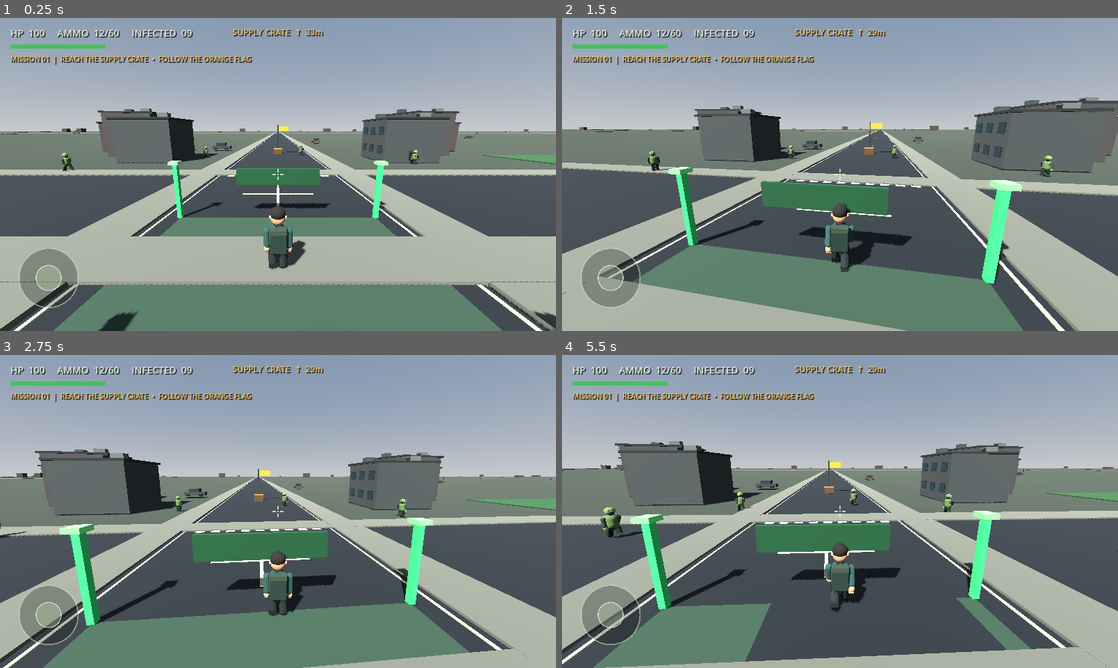
Above: before the commit, frames 1-4 (two rows, left to right).
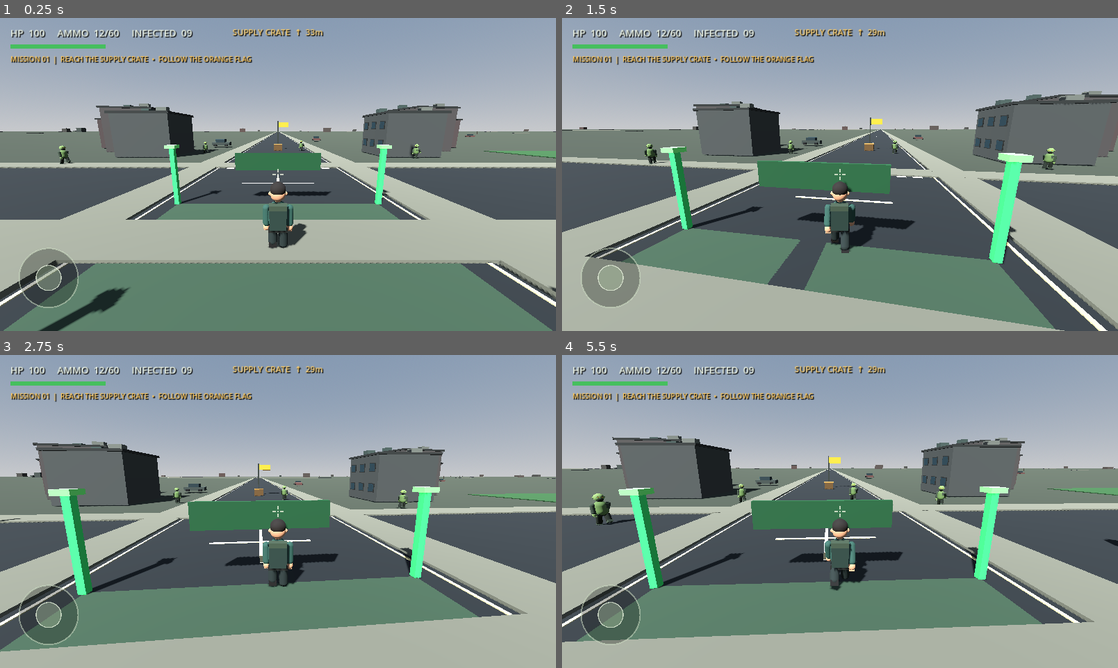
Above: after the commit, the same moments.

Repository: aljunatis40-alt/zombie-world-survivor
Game: Godot game, scene res://scenes/main.tscn
Two runs of this game, one before a commit and one after it. Both use one fixed random seed, a clock stepped at 60 frames per second and the inputs below.
Inputs (mouse positions are in pixels of both pictures, inside the frame that each line leads up to):
- Up to frame 1 (0.25 s): no input
- Up to frame 2 (1.5 s): move the mouse to (867, 174) at 0.52 s; hold W (move_forward) from 0.53 s (still down); click (867, 174) at 0.6 s; move the mouse to (812, 174) at 1.27 s; tap Shift (sprint) at 1.35 s
- Up to frame 3 (2.75 s): keep holding W (move_forward); move the mouse to (289, 505) at 2.02 s; click (289, 505) at 2.1 s
- Up to frame 4 (5.5 s): keep holding W (move_forward); move the mouse to (834, 517) at 2.77 s; tap Shift (sprint) at 2.85, 4.35 s; move the mouse to (878, 514) at 3.52 s; click (878, 514) at 3.6 s; move the mouse to (795, 508) at 4.27 s; move the mouse to (845, 511) at 5.02 s; click (845, 511) at 5.1 s

The runs differ from the first frame. In frame 1, 28% of the frame differs, in the area x 0-100%, y 27-100%; in frame 2, 30%; in frame 3, 39%; in frame 4, 37%.

Commit message:
Add collision-aware spring arm to stop camera clipping through buildings

Diff:
--- a/scripts/player.gd
+++ b/scripts/player.gd
@@ -11,6 +11,7 @@
 var gravity := 22.0
 var camera_pivot: Node3D
 var camera: Camera3D
+var camera_spring: SpringArm3D
 var visual: Node3D
 var left_arm_pivot: Node3D
 var right_arm_pivot: Node3D
@@ -34,12 +35,19 @@
 	_build_survivor_visual()
 	camera_pivot = Node3D.new()
 	camera_pivot.position = Vector3(0, 1.35, 0)
+	camera_pivot.rotation_degrees.x = -12
 	add_child(camera_pivot)
+	# Spring arm pushes the camera forward when a wall/building is behind it.
+	camera_spring = SpringArm3D.new()
+	camera_spring.name = "CameraCollisionArm"
+	camera_spring.spring_length = 5.8
+	camera_spring.margin = 0.28
+	camera_spring.collision_mask = 1
+	camera_pivot.add_child(camera_spring)
 	camera = Camera3D.new()
-	camera.position = Vector3(0, 2.0, 5.8)
-	camera.rotation_degrees.x = -12
+	camera.position = Vector3.ZERO
 	camera.current = true
-	camera_pivot.add_child(camera)
+	camera_spring.add_child(camera)
 	Input.mouse_mode = Input.MOUSE_MODE_CAPTURED if not OS.has_feature("mobile") else Input.MOUSE_MODE_VISIBLE
 
 func _build_survivor_visual() -> void:
@@ -140,7 +148,7 @@
 func _unhandled_input(event: InputEvent) -> void:
 	if event is InputEventMouseMotion and Input.mouse_mode == Input.MOUSE_MODE_CAPTURED:
 		camera_pivot.rotate_y(-event.relative.x * 0.003)
-		camera.rotation.x = clamp(camera.rotation.x - event.relative.y * 0.003, -0.75, 0.25)
+		camera_pivot.rotation.x = clamp(camera_pivot.rotation.x - event.relative.y * 0.003, -0.75, 0.25)
 
 func set_mobile_move(value: Vector2) -> void:
 	move_touch = value.limit_length(1.0)
@@ -175,7 +183,7 @@
 
 func add_mobile_look(value: Vector2) -> void:
 	camera_pivot.rotate_y(-value.x * 0.006)
-	camera.rotation.x = clamp(camera.rotation.x - value.y * 0.006, -0.75, 0.25)
+	camera_pivot.rotation.x = clamp(camera_pivot.rotation.x - value.y * 0.006, -0.75, 0.25)
 
 func _physics_process(delta: float) -> void:
 	if seated:
